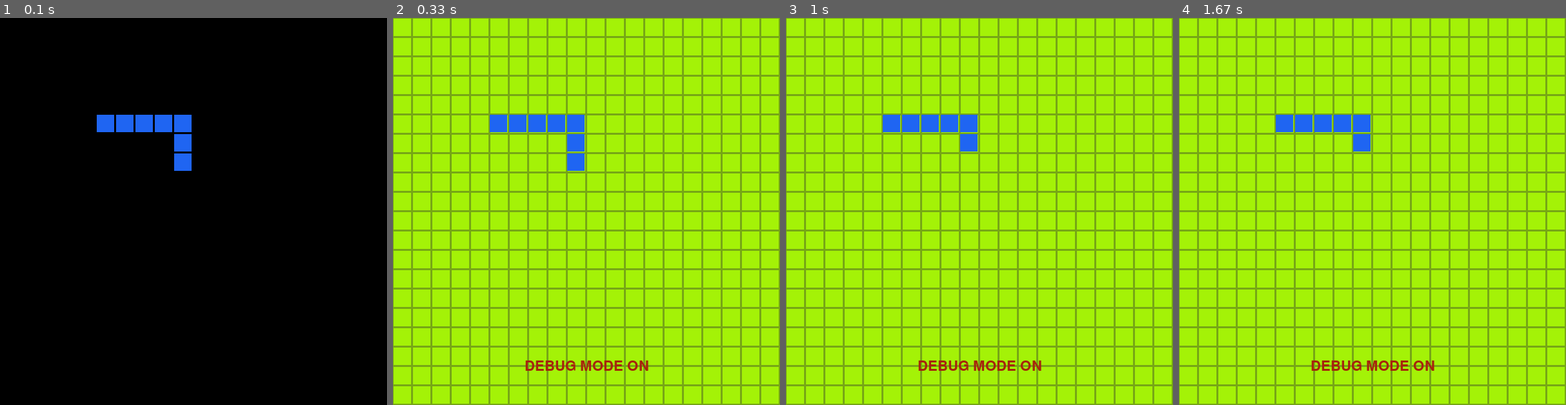
Above: before the commit, frames 1-4 (left to right).
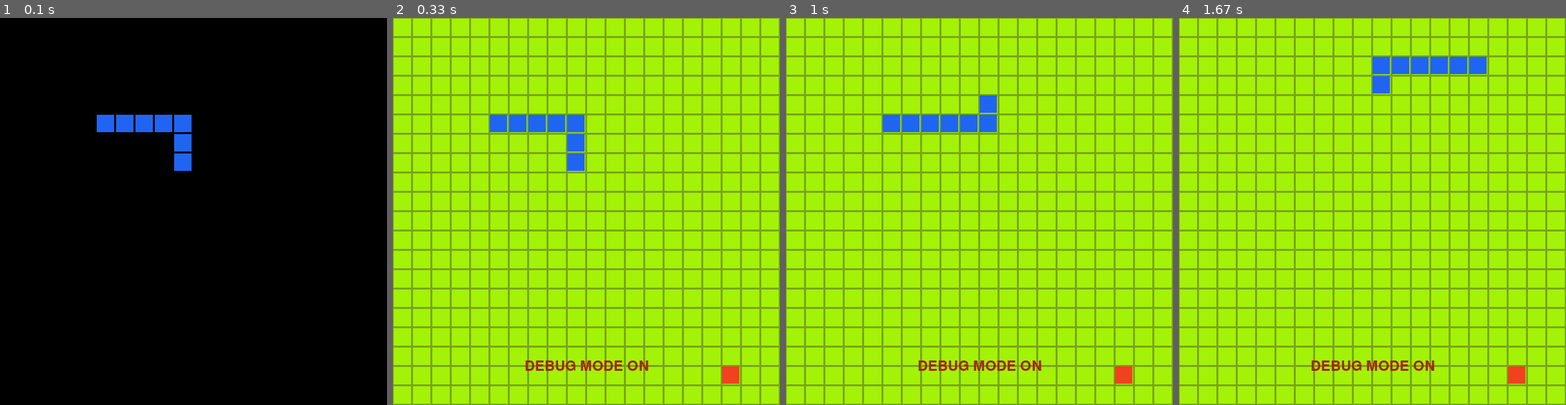
Above: after the commit, the same moments.

Repository: Tello-/Snake-in-Pygame
Game: pygame game, started from Snake.py
The game is run twice, just before and just after one commit, with the same random seed, the same clock (stepped at 60 frames per second) and the same inputs.
Inputs:
- Up to frame 1 (0.1 s): no input
- Up to frame 2 (0.33 s): no input
- Up to frame 3 (1 s): hold Right 0.33-0.8 s; hold Up from 0.83 s (still down)
- Up to frame 4 (1.67 s): release Up at 1.13 s; hold Right 1.17-1.63 s

Frame 1 is identical in both runs. In frame 2, 0.2% of the frame differs, in the area x 85-90%, y 90-95%; in frame 3, 0.8%; in frame 4, 2.8%, in the area x 25-90%, y 10-95%.

Commit message:
Apple now spawns, collects and increments points

Diff:
--- a/Engine.py
+++ b/Engine.py
@@ -1,3 +1,4 @@
+from math import fabs
 import pygame
 from pygame import event
 from pygame import time
@@ -11,9 +12,9 @@
     LEFT = 3,
     RIGHT = 4
 
-TIMED_POINT_INCREASE = pygame.USEREVENT + 1
-TIMED_POINT_INCREASE_EVENT = event.Event(TIMED_POINT_INCREASE)
-time.set_timer(TIMED_POINT_INCREASE_EVENT, 3000) # Create custom event to be called every 3 seconds
+
+
+
 
 class Snake_Engine:
     def __init__(self):
@@ -21,26 +22,28 @@
         self._clock = pygame.time.Clock()
         self._GRID_LAYER = pygame.Surface((config.WINDOW_WIDTH,config.WINDOW_HEIGHT))
         self._SNAKE_LAYER = pygame.Surface((config.PLAYER_WIDTH, config.PLAYER_HEIGHT))
-        self.apple = [] # coord to hold where apple is at once it is known
+        self.apple = None # coord to hold where apple is at once it is known
         self._isRunning = True
+        self._TIMED_POINT_INCREASE = pygame.USEREVENT + 1
+        self._TIMED_POINT_INCREASE_EVENT = event.Event(self._TIMED_POINT_INCREASE)
         self._currentDir = Direction.NONE
         self._pendingGrowth = False
         self._hitDetected = False
         self._points = 0
-        self.pointTimerExpired = False
+        self._pointTimerExpired = False
         self._uptime = int(0)
         self._gameover = False
 
-        pygame.event.Event
+        time.set_timer(self._TIMED_POINT_INCREASE_EVENT, 3000) # Create custom event to be called every 3 seconds
 
         if config.DEBUG_MODE_ON:
             self.snake = [config.DEFAULT_HEAD_COORD, \
-                         (config.DEFAULT_HEAD_COORD[0] + 1, config.DEFAULT_HEAD_COORD[1]), \
-                         (config.DEFAULT_HEAD_COORD[0] + 2, config.DEFAULT_HEAD_COORD[1]), \
-                         (config.DEFAULT_HEAD_COORD[0] + 3, config.DEFAULT_HEAD_COORD[1]), \
-                         (config.DEFAULT_HEAD_COORD[0] + 4, config.DEFAULT_HEAD_COORD[1]), \
-                         (config.DEFAULT_HEAD_COORD[0] + 4, config.DEFAULT_HEAD_COORD[1]+1), \
-                         (config.DEFAULT_HEAD_COORD[0] + 4, config.DEFAULT_HEAD_COORD[1]+2) ]
+                         [config.DEFAULT_HEAD_COORD[0] + 1, config.DEFAULT_HEAD_COORD[1]], \
+                         [config.DEFAULT_HEAD_COORD[0] + 2, config.DEFAULT_HEAD_COORD[1]], \
+                         [config.DEFAULT_HEAD_COORD[0] + 3, config.DEFAULT_HEAD_COORD[1]], \
+                         [config.DEFAULT_HEAD_COORD[0] + 4, config.DEFAULT_HEAD_COORD[1]], \
+                         [config.DEFAULT_HEAD_COORD[0] + 4, config.DEFAULT_HEAD_COORD[1]+1], \
+                         [config.DEFAULT_HEAD_COORD[0] + 4, config.DEFAULT_HEAD_COORD[1]+2] ]
             self.pixelPos = []
         else:
             self.snake = [config.DEFAULT_HEAD_COORD]
@@ -79,11 +82,11 @@
             if event.type == pygame.QUIT:
                 self._isRunning = False
                 break
-            elif event.type == TIMED_POINT_INCREASE_EVENT.type:
-                pointTimerExpired = True
-
-
-            elif event.type == pygame.KEYDOWN:
+            if event.type == self._TIMED_POINT_INCREASE_EVENT.type:
+                self._pointTimerExpired = True
+
+
+            if event.type == pygame.KEYDOWN:
                 pressed = pygame.key.get_pressed()
 
                 if pressed[pygame.K_ESCAPE]:
@@ -106,7 +109,13 @@
 
         if self._isRunning:
 
-            selfHit = self._checkForBodyHit()
+            if self.apple == None:
+                self.apple = self._spawnApple()
+
+            if self._checkAppleCollision():
+                self._collectApple()
+
+            selfHit = self._checkForSelfBodyHit()
 
             if (self.snake[0][0] <= 0 and self._currentDir == Direction.LEFT) or \
             (self.snake[0][0] >= config.CELLS_ACROSS - 1 and self._currentDir == Direction.RIGHT) or \
@@ -128,16 +137,24 @@
                     pass
 
             if self._hitDetected:
-                time.set_timer(TIMED_POINT_INCREASE_EVENT, 0)
+                time.set_timer(self._TIMED_POINT_INCREASE_EVENT, 0)
                 self._gameover = True
-            elif self.pointTimerExpired:
-                config.EVENT_CALL_COUNTER += 1
+
+            if self._pointTimerExpired and not self._hitDetected:
+                if config.DEBUG_MODE_ON:
+                    config.EVENT_CALL_COUNTER += 1
                 self._points += 1
-                self.pointTimerExpired = False
+                self._pointTimerExpired = False
+
+
+
 
     def _render(self):
         self._window.blit(self._GRID_LAYER, (0,0))
         self._drawSnake()
+        if self.apple != None:
+            if len(self.apple) > 0:
+                self._drawApple()
         pygame.display.flip()
 
     def _DB_CONSOLE_UPDATE(self):
@@ -150,6 +167,9 @@
         print("Score Events Called: {}".format(config.EVENT_CALL_COUNTER))
         print("Points: {}".format(self._points))
         print("Hit Detected: {}".format(self._hitDetected))
+        if self.apple != None:
+            if len(self.apple) > 0:
+                print("Apple Coord: {},{}".format(self.apple[0], self.apple[1]))
 
         upt = config.convertMillis(self._uptime)
 
@@ -187,10 +207,21 @@
         for i in range(len(self.snake)):
             pixPos = self._CoordToPixel(self.snake[i])
             pygame.draw.rect(self._window, rectColor, [pixPos[0], pixPos[1], config.PLAYER_WIDTH, config.PLAYER_HEIGHT], 0)
-    def _CoordToPixel(self, coord):
+
+    def _drawApple(self):
+        rectColor = []
+        if config.DEBUG_MODE_ON:
+            rectColor = config.DB_ORANGE
+        else:
+            rectColor = config.FADED_SCHOOLBUS
+
+        pixPos = self._CoordToPixel(self.apple)
+        pygame.draw.rect(self._window, rectColor, [pixPos[0], pixPos[1], config.GRID_CELL_WIDTH, config.GRID_CELL_HEIGHT], 0)
+
+    def _CoordToPixel(self, coord:list[int]):
         x = coord[0] * config.CELL_WIDTH
         y = coord[1] * config.CELL_HEIGHT
-        return (x,y)
+        return [x,y]
     def _UpPressed(self):
         if self._currentDir != Direction.DOWN:
             self._currentDir = Direction.UP
@@ -219,12 +250,40 @@
         self.snake.insert(0, (self.snake[0][0] + 1, self.snake[0][1]))
         if self._pendingGrowth == False:
             self.snake.pop()
-    def _checkForBodyHit(self) -> bool:
+    def _checkForSelfBodyHit(self) -> bool:
         ''' Check if given list contains any duplicates '''
-        if len(self.snake) == len(set(self.snake)):
+        if len(self.snake) >= 5:
+            i = 1
+            while i < len(self.snake):
+                if self.snake[0] == self.snake[i]:
+                    return True
+                else:
+                    return False
+                i += 1
+
+    def _spawnApple(self) -> list[int]:
+        "Finds an open grid space at random and returns the coordinate"
+        genAgain = True
+        newCoord = None
+        while genAgain:
+            newCoord = config.Generate_Random_Coord()
+            if newCoord in self.snake:
+                genAgain = True
+            else:
+                genAgain = False
+        return newCoord
+
+    def _collectApple(self):
+        "Consumes the current apple so to say and triggers a new spawn and a point increment"
+        self._points += 10
+        self.apple.clear()
+        self.apple = None
+
+    def _checkAppleCollision(self)->bool:
+        if self.apple != None:
+            if len(self.apple) > 0:
+                for elem in self.snake:
+                    if elem[0] == self.apple[0] and elem[1] == self.apple[1]:
+                        return True
+
             return False
-        else:
-            return True
-
-    def _spawnApple(self):
-        pass
--- a/config.py
+++ b/config.py
@@ -3,8 +3,9 @@
 import pygame
 import os
 from sys import platform
+import random
 
-
+random.seed()
 pygame.init()
 
 GAME_SPEED = 10
@@ -29,7 +30,7 @@
 PLAYER_WIDTH = .90 * CELL_WIDTH
 PLAYER_HEIGHT = .90 * CELL_HEIGHT
 
-DEFAULT_HEAD_COORD = (5,5)
+DEFAULT_HEAD_COORD = [5,5]
 
 # Default Color Scheme
 DARK_BLUE =  [20, 117, 135]
@@ -39,6 +40,11 @@
 ZORA_SKIN = [99, 204, 200]
 
 
+
+def Generate_Random_Coord() -> list[int]:
+    x = random.randint(0, CELLS_ACROSS-1)
+    y = random.randint(0, CELLS_DOWN-1)
+    return [x,y]
 
 # !!!!!!!!!!!!!!!!!!!!!!!!!!
 DEBUG_MODE_ON = True            # SET TRUE TO ENABLE DEBUG MODE #
